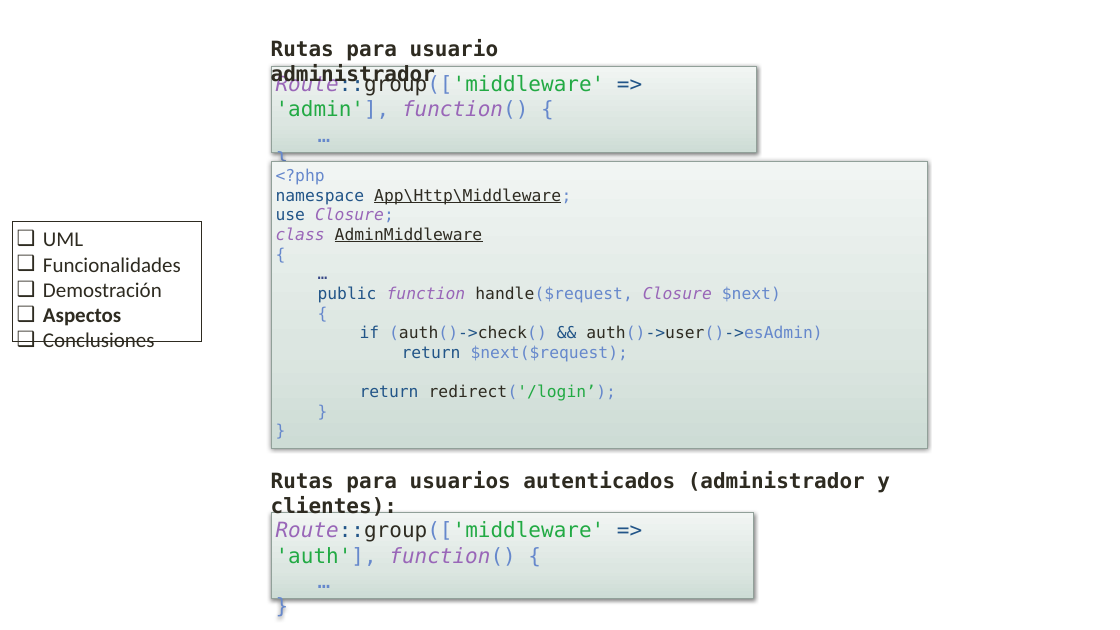
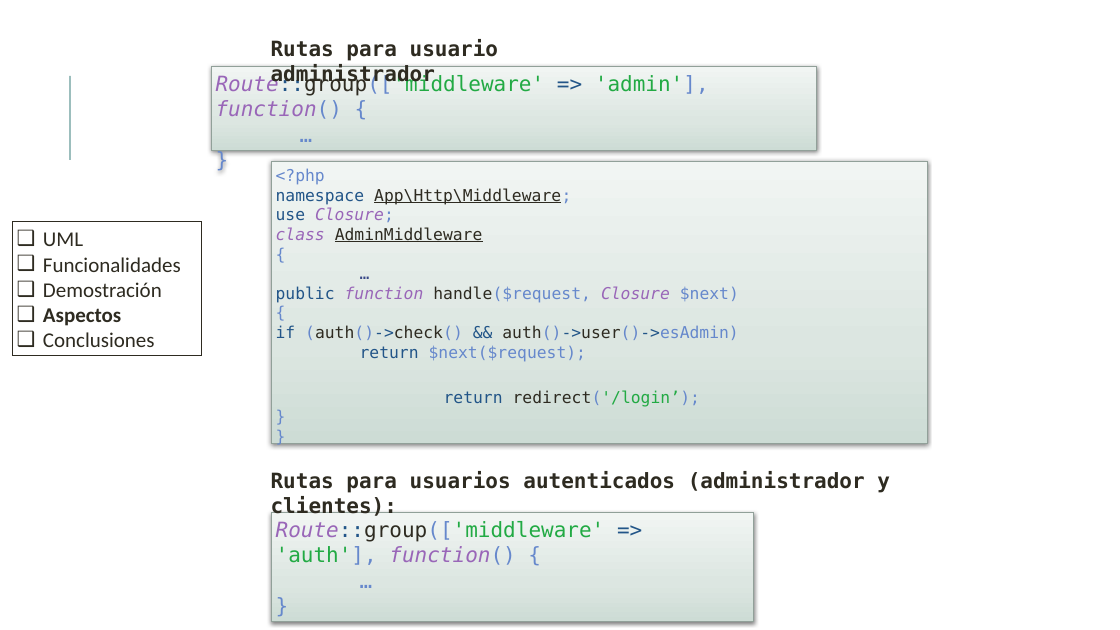
Before and after one commit to danielallhoff/M17-G4-AirDSS, a slide deck: slide 23 of AIRDSS.pptx. Drawn at 1120x630 pixels with LibreOffice and Linux fonts; fonts in the diff are those of the drawing. Boxes give left, top, right and bottom in pixels: in the first picture for what was removed or moved away, otherwise in the second. Text is boxed around its words. In the diff, an @@ line names an element or a change of style, - is before the commit and + after.

```diff
--- a/AIRDSS.pptx
+++ b/AIRDSS.pptx
@@ line added from (70, 160) to (70, 76), #9CBEBD 1.5 pt @@
@@ rectangle "Route::group(['middleware' => 'admin'], function() {": place and size @@
-rectangle "Route::group(['middleware' => 'admin'], function() {" at (271,66,757,153)
+rectangle "Route::group(['middleware' => 'admin'], function() {" at (212,66,818,150)
@@ rectangle "<?php namespace App\Http\Middleware; use Closure; ...": place and size @@
-rectangle "<?php namespace App\Http\Middleware; use Closure; ..." at (271,161,928,449)
+rectangle "<?php namespace App\Http\Middleware; use Closure; ..." at (271,161,928,444)
@@ rectangle "UML": place and size @@
-rectangle "UML" at (13,222,202,342)
+rectangle "UML" at (13,222,202,356)
@@ text in rectangle at (276,286,739,407): list level 2 to 1 in "public function handle($request, Closure $next)"; list level 2 to 1 in "{"; list level 3 to 1 in "if (auth()->check() && auth()->user()->esAdmin)"; list level 3 to 1 in "return $next($request);"; list level 3 to 1 in "return redirect('/login’);"; list level 2 to 1 in "}" @@
@@ rectangle "Route::group(['middleware' => 'auth'], function() {": place and size @@
-rectangle "Route::group(['middleware' => 'auth'], function() {" at (271,513,754,599)
+rectangle "Route::group(['middleware' => 'auth'], function() {" at (271,513,754,622)
```
Also in this commit, not shown: 17 other slides changed.
